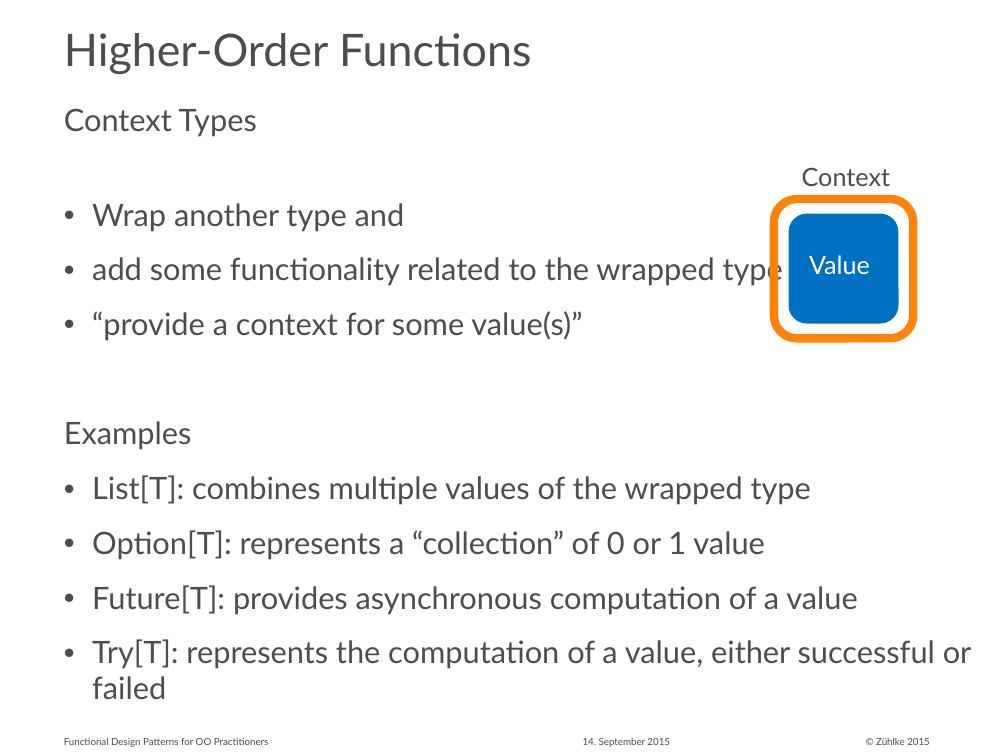
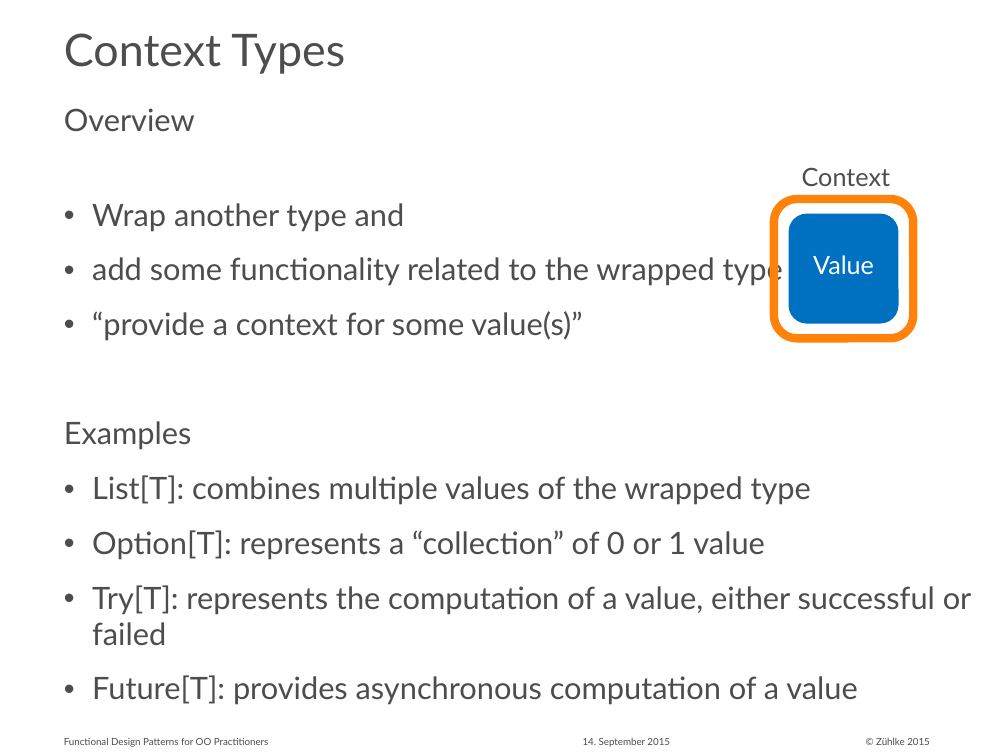
Before and after one commit to aax/zdays-fp-patterns, a slide deck: slide 14 of Functional Design Patterns for OO Practitioners.pptx. Drawn at 1008x756 pixels with LibreOffice and Linux fonts; fonts in the diff are those of the drawing. Boxes give left, top, right and bottom in pixels: in the first picture for what was removed or moved away, otherwise in the second. Text is boxed around its words. In the diff, an @@ line names an element or a change of style, - is before the commit and + after.

```diff
--- a/Functional Design Patterns for OO Practitioners.pptx
+++ b/Functional Design Patterns for OO Practitioners.pptx
@@ title at (64,33,345,74): text changed @@
-Higher-Order Functions
+Context Types
@@ text at (64,108,195,131): text changed @@
-Context Types
+Overview
@@ text "Value" at (813,255,874,275): alignment left to centre @@
@@ text at (92,585,972,645): paragraph added @@
+• Try[T]: represents the computation of a value, either successful or failed
@@ text at (92,639,972,699): paragraph removed @@
-• Try[T]: represents the computation of a value, either successful or failed
```
Also in this commit, not shown: 9 other slides changed, 3 slides added.
